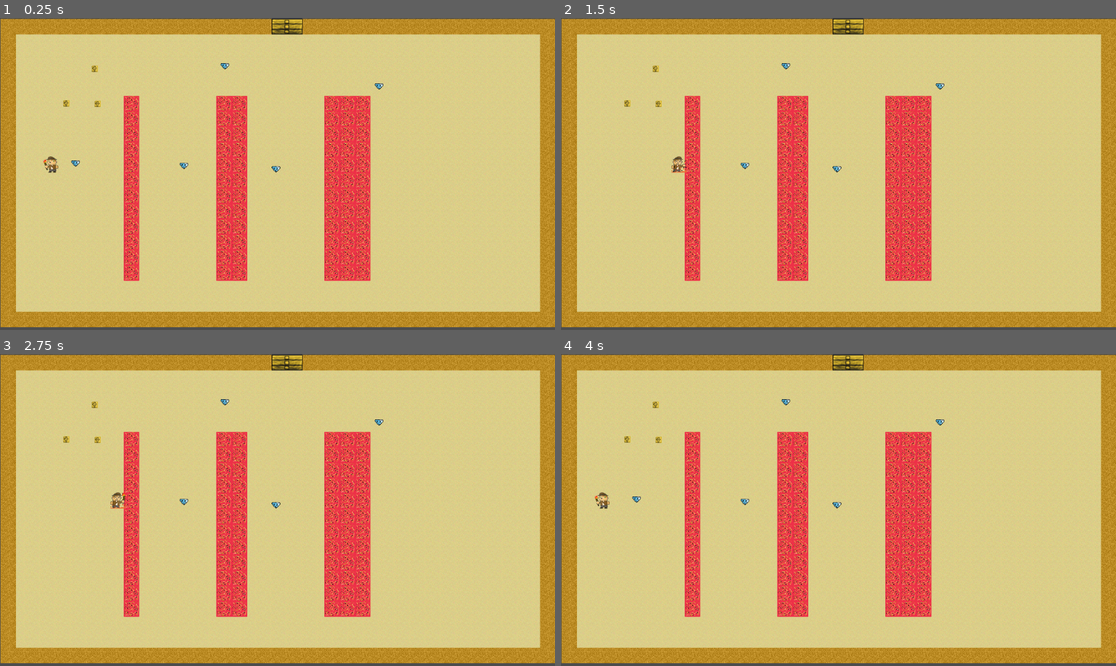
Above: before the commit, frames 1-4 (two rows, left to right).
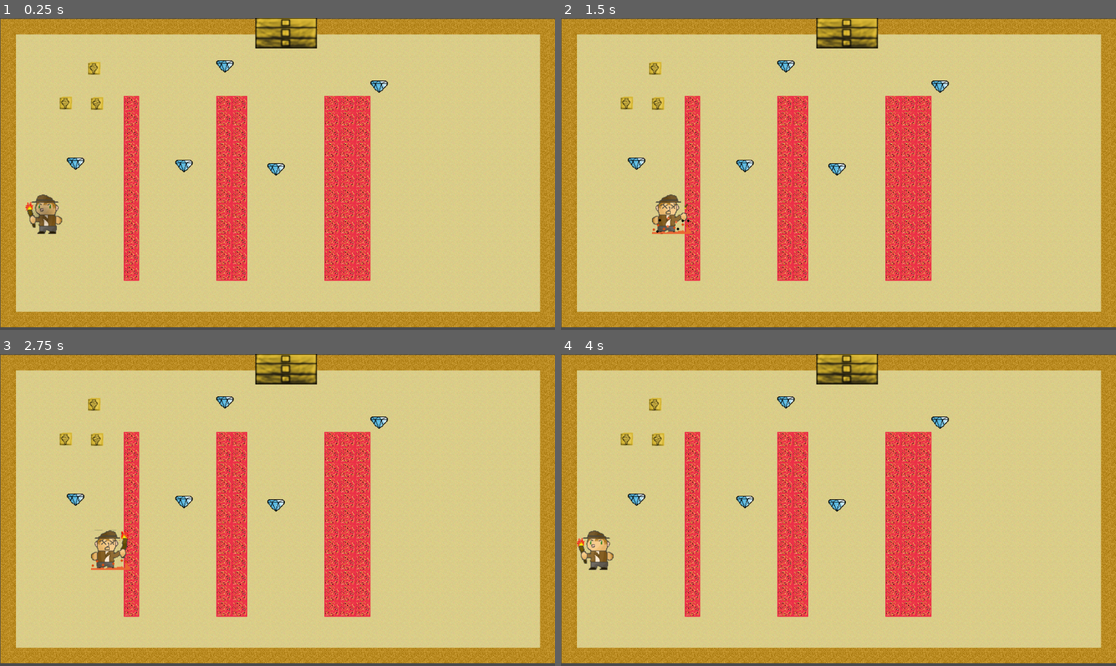
Above: after the commit, the same moments.

Repository: deruitda/LudumDare54
Game: Godot game, scene res://Scenes/prototype_andrew.tscn
Same seed, same stepped clock (60 frames per second), same inputs: the game is played once before the commit and once after it.
Inputs:
- Up to frame 1 (0.25 s): no input
- Up to frame 2 (1.5 s): hold D (right) 0.53-1.28 s; tap Space (dash) at 0.6, 1.35 s; hold Down (down) from 1.28 s (still down)
- Up to frame 3 (2.75 s): release Down (down) at 2.03 s; hold D (right) from 2.03 s (still down); tap Space (dash) at 2.1 s
- Up to frame 4 (4 s): release D (right) at 2.78 s; hold W (up) 2.78-3.53 s; tap Space (dash) at 2.85, 3.6 s; hold Left (left) from 3.53 s (still down)

The runs differ from the first frame. In frame 1, 2.3% of the frame differs, in the area x 4-70%, y 0-70%; in frame 2, 2.3%; in frame 3, 2.3%, in the area x 10-70%, y 0-70%; in frame 4, 2.2%.

Commit message:
Starting glow

Diff:
--- a/Scenes/dash_gem.tscn
+++ b/Scenes/dash_gem.tscn
@@ -8,6 +8,7 @@
 size = Vector2(18, 12)
 
 [node name="DashGem" type="Area2D"]
+scale = Vector2(2, 2)
 script = ExtResource("1_1vewm")
 
 [node name="CollisionShape2D" type="CollisionShape2D" parent="."]
--- a/Scenes/door.tscn
+++ b/Scenes/door.tscn
@@ -1,12 +1,13 @@
 [gd_scene load_steps=4 format=3 uid="uid://cjdwtvp7410wm"]
 
 [ext_resource type="Script" path="res://Scenes/door.gd" id="1_7rccf"]
-[ext_resource type="Texture2D" uid="uid://63fgds5ayml6" path="res://Assets/door.png" id="1_bgvao"]
+[ext_resource type="Texture2D" uid="uid://bfb0ln2sanlgk" path="res://Assets/door.png" id="1_bgvao"]
 
 [sub_resource type="RectangleShape2D" id="RectangleShape2D_ybd1i"]
 size = Vector2(64, 39)
 
 [node name="Door" type="Area2D"]
+scale = Vector2(2, 2)
 script = ExtResource("1_7rccf")
 
 [node name="CollisionShape2D" type="CollisionShape2D" parent="."]
--- a/Scenes/key.tscn
+++ b/Scenes/key.tscn
@@ -1,13 +1,14 @@
 [gd_scene load_steps=5 format=3 uid="uid://lvyl7yhcgpku"]
 
 [ext_resource type="Script" path="res://Scenes/key.gd" id="1_rvkkv"]
-[ext_resource type="Texture2D" uid="uid://dsau70ve72tbr" path="res://Assets/key-1.png" id="2_ko7n7"]
+[ext_resource type="Texture2D" uid="uid://dlmv55by6uvj5" path="res://Assets/key-1.png" id="2_ko7n7"]
 [ext_resource type="AudioStream" uid="uid://bb31b8q44o8af" path="res://Assets/Sounds/item_pickup_1.wav" id="3_7fbnp"]
 
 [sub_resource type="RectangleShape2D" id="RectangleShape2D_o3nu0"]
 size = Vector2(15, 15)
 
 [node name="Key" type="Area2D"]
+scale = Vector2(2, 2)
 script = ExtResource("1_rvkkv")
 
 [node name="CollisionShape2D" type="CollisionShape2D" parent="."]
--- a/Scenes/player.gd
+++ b/Scenes/player.gd
@@ -44,23 +44,21 @@
 
 	if Input.is_action_pressed("left"):
 		input_vector.x -= 1
-		#anim.stop()
 		sprite.play("run-lateral")
 		sprite.set_flip_h(false)
 
 	elif Input.is_action_pressed("right"):
 		input_vector.x += 1
-		#anim.stop()
 		sprite.play("run-lateral")
 		sprite.set_flip_h(true)
 
 	elif Input.is_action_pressed("up"):
 		input_vector.y -= 1
-		#anim.stop()
 		sprite.play("run-up")
 
 	elif Input.is_action_pressed("down"):
 		input_vector.y += 1
+		sprite.play("run-lateral")
 
 	if input_vector != Vector2.ZERO:
 		input_vector = input_vector.normalized()  # Normalize the vector for consistent speed
--- a/Scenes/player.tscn
+++ b/Scenes/player.tscn
@@ -6,12 +6,13 @@
 [ext_resource type="AudioStream" uid="uid://bw5b5n3v1fxvc" path="res://Assets/Sounds/dash_woosh.wav" id="5_u0qoc"]
 [ext_resource type="Texture2D" uid="uid://c5sm04ln6c384" path="res://Assets/player-sprite-sheet.png" id="6_efsjk"]
 [ext_resource type="AudioStream" path="res://Assets/Sounds/dash_gem_hum_1.wav" id="6_ugea4"]
+[ext_resource type="Texture2D" uid="uid://dcs2re0ebe81y" path="res://Assets/glow.png" id="7_ugepc"]
 
 [sub_resource type="RectangleShape2D" id="RectangleShape2D_e4yxl"]
-size = Vector2(26, 26)
+size = Vector2(66.5398, 69.9808)
 
 [sub_resource type="RectangleShape2D" id="RectangleShape2D_xa5vj"]
-size = Vector2(17.3077, 21.9231)
+size = Vector2(38.4615, 59.3269)
 
 [sub_resource type="AtlasTexture" id="AtlasTexture_w4hws"]
 atlas = ExtResource("6_efsjk")
@@ -262,6 +263,22 @@
 "speed": 15.0
 }]
 
+[sub_resource type="ParticleProcessMaterial" id="ParticleProcessMaterial_jmfcy"]
+lifetime_randomness = 0.02
+particle_flag_disable_z = true
+spread = 73.11
+gravity = Vector3(0, 0, 0)
+orbit_velocity_min = 0.0
+orbit_velocity_max = 0.0
+scale_min = 0.0
+scale_max = 4.95
+color = Color(0.184314, 0.752941, 1, 1)
+
+[sub_resource type="Environment" id="Environment_0s52x"]
+background_mode = 3
+glow_enabled = true
+glow_hdr_threshold = 1.5
+
 [node name="Player" type="CharacterBody2D"]
 position = Vector2(1, 0)
 scale = Vector2(1.3, 1.3)
@@ -271,7 +288,7 @@
 wait_time = 0.1
 
 [node name="CollisionShape2D" type="CollisionShape2D" parent="."]
-position = Vector2(-0.769231, 0)
+position = Vector2(1.82693, -0.394232)
 scale = Vector2(0.887265, 1)
 shape = SubResource("RectangleShape2D_e4yxl")
 debug_color = Color(1, 1, 1, 0.419608)
@@ -282,6 +299,7 @@
 collision_mask = 2
 
 [node name="DangerAreaCollisionShape" type="CollisionShape2D" parent="DangerArea"]
+position = Vector2(7.69231, 2.64423)
 shape = SubResource("RectangleShape2D_xa5vj")
 
 [node name="DashGemAcquired" type="AudioStreamPlayer2D" parent="."]
@@ -298,10 +316,19 @@
 volume_db = -9.215
 
 [node name="AnimatedSprite2D" type="AnimatedSprite2D" parent="."]
-position = Vector2(-3.07692, -5.96046e-08)
-scale = Vector2(0.396034, 0.411058)
+scale = Vector2(0.964, 1)
 sprite_frames = SubResource("SpriteFrames_tuuk0")
 animation = &"run-lateral"
 
+[node name="GPUParticles2D" type="GPUParticles2D" parent="."]
+modulate = Color(0.07, 0.28, 0.53, 1)
+amount = 1
+process_material = SubResource("ParticleProcessMaterial_jmfcy")
+texture = ExtResource("7_ugepc")
+lifetime = 0.01
+
+[node name="WorldEnvironment" type="WorldEnvironment" parent="."]
+environment = SubResource("Environment_0s52x")
+
 [connection signal="timeout" from="Timer" to="." method="_on_timer_timeout"]
 [connection signal="body_entered" from="DangerArea" to="." method="_on_danger_area_body_entered"]
--- a/Scenes/prototype_andrew.tscn
+++ b/Scenes/prototype_andrew.tscn
@@ -121,7 +121,7 @@
 layer_0/tile_data = PackedInt32Array(-262149, 65537, 0, -196613, 65537, 0, -131077, 65537, 0, -65541, 65537, 0, -5, 655 …(10738 unchanged characters)…
 
 [node name="Player" parent="." instance=ExtResource("4_bi5ag")]
-position = Vector2(108, 301)
+position = Vector2(88, 404)
 
 [node name="Spawn" type="Node2D" parent="."]
 position = Vector2(108, 301)
@@ -151,5 +151,5 @@
 [node name="Key3" parent="." instance=ExtResource("6_nmp6v")]
 position = Vector2(203, 176)
 
-[node name="Node2D" parent="." instance=ExtResource("7_5457b")]
-position = Vector2(595, 15)
+[node name="Door" parent="." instance=ExtResource("7_5457b")]
+position = Vector2(593, 28)
Binary file added: Assets/glow.png
Not shown, added: Assets/glow.png.import
Not shown: 1 places in Scenes/player.tscn that only renumber resources
